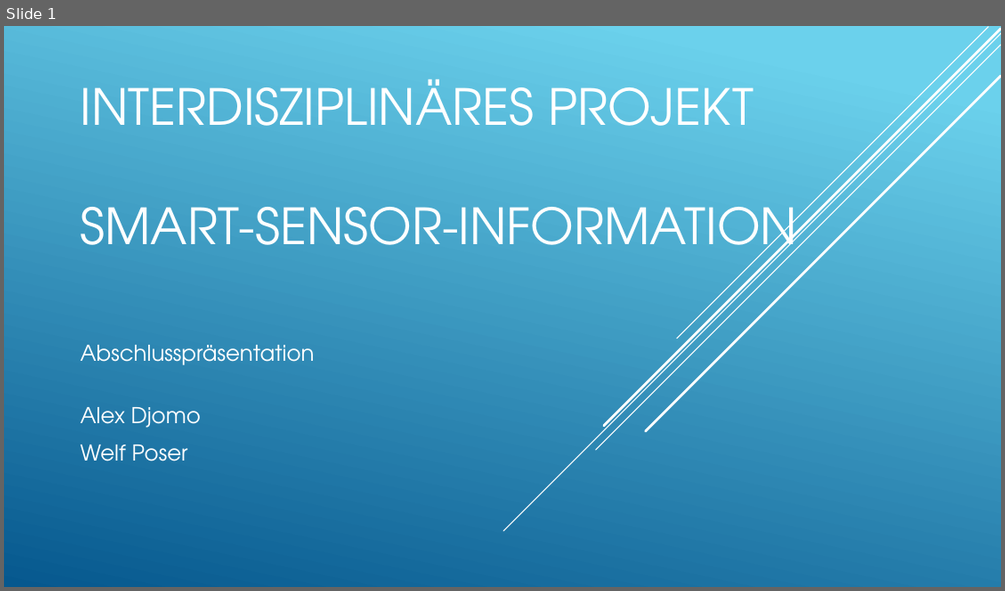
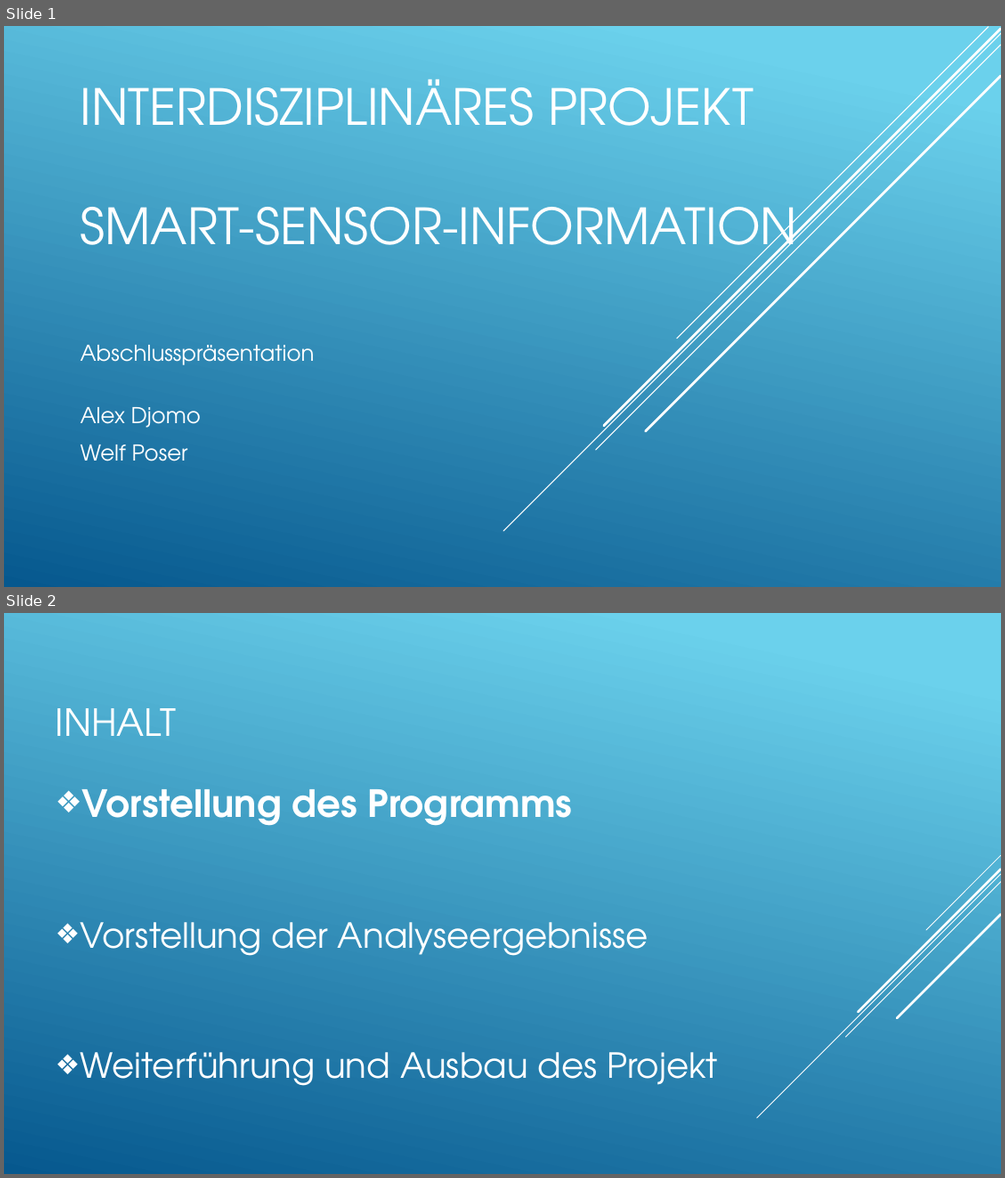
Before and after one commit to Dragnee1Natsu/Air-q-Projekt, a slide deck: Abschlusspräsentation.pptx. Shown one above the other, each under a label of ours: slide 1 before the commit, slides 1 and 2 after it. The pictures are 1005x591 and 1005x1178 pixels, drawn with LibreOffice and Linux fonts; fonts in the diff are those of the drawing. Boxes give left, top, right and bottom in pixels: in the first picture for what was removed or moved away, otherwise in the second. Text is boxed around its words. In the diff, an @@ line names an element or a change of style, - is before the commit and + after.

```diff
--- a/Abschlusspräsentation.pptx
+++ b/Abschlusspräsentation.pptx
@@ slide 2 added at (4, 613, 1001, 1174), background gradient #6ED2EB to #06588E @@
@@ title added at (56, 708, 177, 736), 36 pt, text #FFFFFF @@
+INHALT
@@ text added at (80, 789, 718, 1086), 33.3 pt, text #FFFFFF @@
+❖ Vorstellung des Programms
+❖ Vorstellung der Analyseergebnisse
+❖ Weiterführung und Ausbau des Projekt
@@ group added at (757, 855, 1001, 1118): 5 lines @@
```
Also in this commit, not shown: 4 slides changed, 25 other slides added, 3 slides removed.
